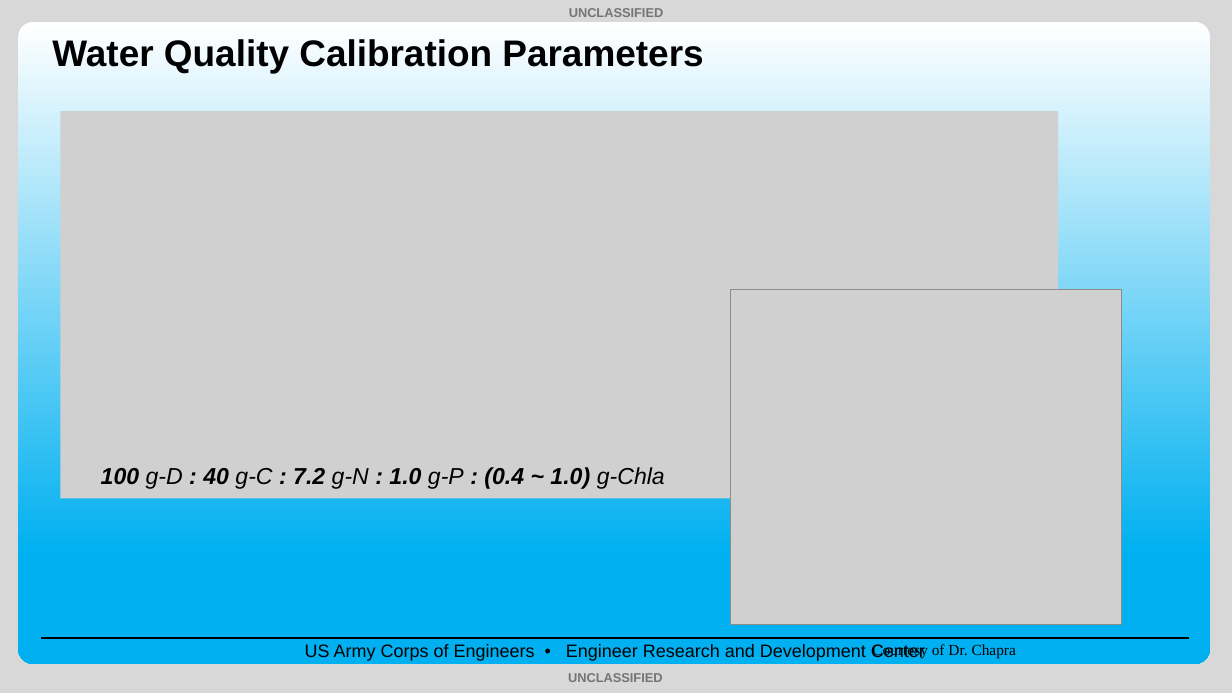
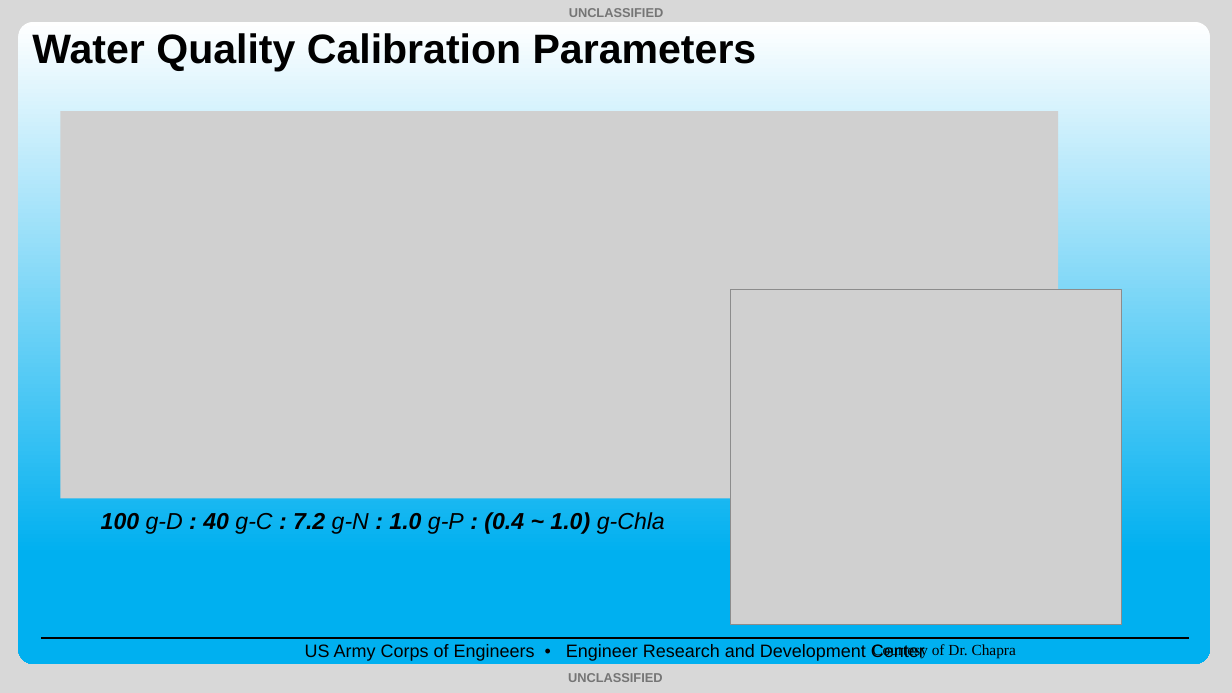
Before and after one commit to EcohydrologyTeam/CE-QUAL-W2-Workshop-2025, a slide deck: slide 16 of Lectures/2.08_Lecture_Calibration_and_Validation_Sep2025_TS.pptx. Drawn at 1232x693 pixels with LibreOffice and Linux fonts; fonts in the diff are those of the drawing; grey boxes stand for pictures; background and template pictures are left out. Boxes give left, top, right and bottom in pixels: in the first picture for what was removed or moved away, otherwise in the second. Text is boxed around its words. In the diff, an @@ line names an element or a change of style, - is before the commit and + after.

```diff
--- a/Lectures/2.08_Lecture_Calibration_and_Validation_Sep2025_TS.pptx
+++ b/Lectures/2.08_Lecture_Calibration_and_Validation_Sep2025_TS.pptx
@@ title "Water Quality Calibration Parameters": place and size @@
-title "Water Quality Calibration Parameters" at [52, 39, 703, 73]
+title "Water Quality Calibration Parameters" at [32, 33, 757, 71]
@@ title "Water Quality Calibration Parameters" at [32, 33, 757, 71]: size 28.8 to 32 pt @@
@@ text "100 g-D : 40 g-C ...": place and size @@
-text "100 g-D : 40 g-C ..." at [101, 467, 665, 489]
+text "100 g-D : 40 g-C ..." at [101, 512, 665, 534]
```
Also in this commit, not shown: 22 other slides changed, 8 other files.
